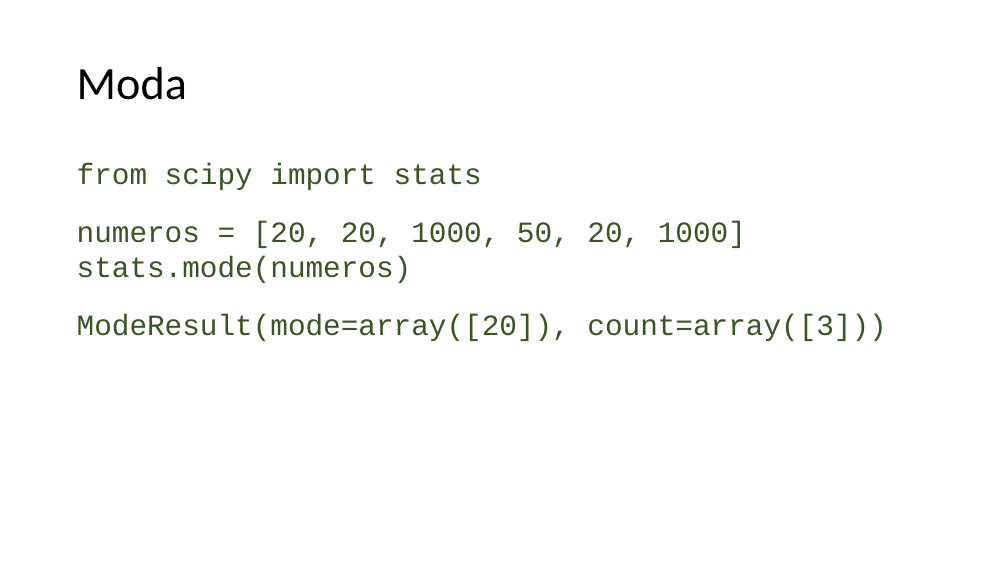
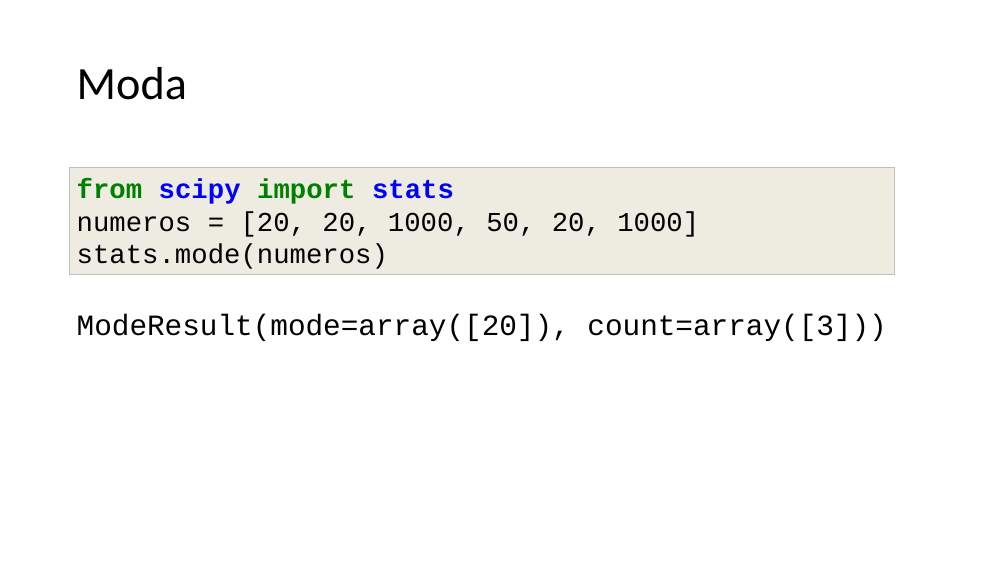
Before and after one commit to lidimayra/basic-stats, a slide deck: slide 19 of presentation.pptx. Drawn at 1008x567 pixels with LibreOffice and Linux fonts; fonts in the diff are those of the drawing. Boxes give left, top, right and bottom in pixels: in the first picture for what was removed or moved away, otherwise in the second. Text is boxed around its words. In the diff, an @@ line names an element or a change of style, - is before the commit and + after.

Commit message:
Formatting presentation

```diff
--- a/presentation.pptx
+++ b/presentation.pptx
@@ rectangle added at box(70, 167, 895, 274), fill #EEECE1, outline #BFBFBF 0.75 pt, 26 pt, text #000000 @@
+from scipy import stats
+numeros = [20, 20, 1000, 50, 20, 1000]
+stats.mode(numeros)
@@ text at box(77, 163, 746, 283): paragraphs removed @@
-from scipy import stats
-numeros = [20, 20, 1000, 50, 20, 1000]
-stats.mode(numeros)
@@ text "ModeResult(mode=array([20]), count=array([3]))": place and size @@
-text "ModeResult(mode=array([20]), count=array([3]))" at box(77, 163, 886, 341)
+text "ModeResult(mode=array([20]), count=array([3]))" at box(77, 314, 886, 341)
@@ text "ModeResult(mode=array([20]), count=array([3]))" at box(77, 314, 886, 341): text colour #385623 to #000000 @@
```
Also in this commit, not shown: 19 other slides changed.
